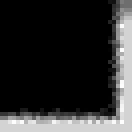
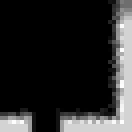
Revision of a layered 132px x 132px image; what changed, layer by layer:
added layer "Layer 6" (darken) above "Layer 4" over bbox(28, 108, 64, 132)
